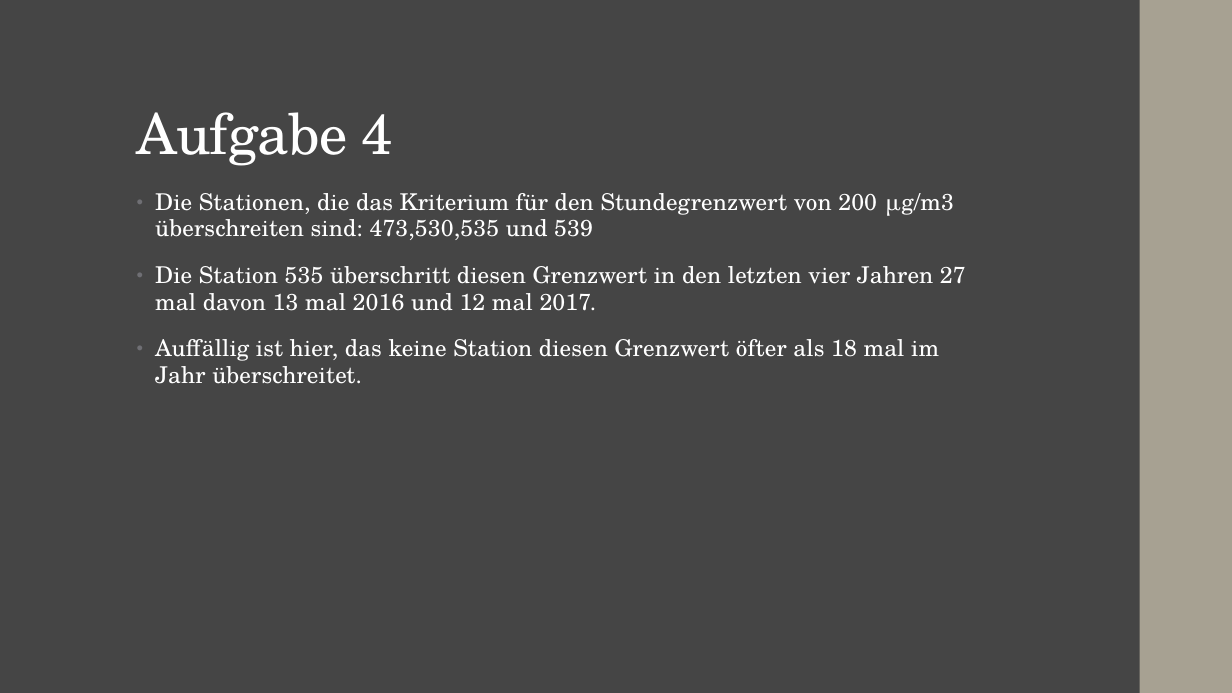
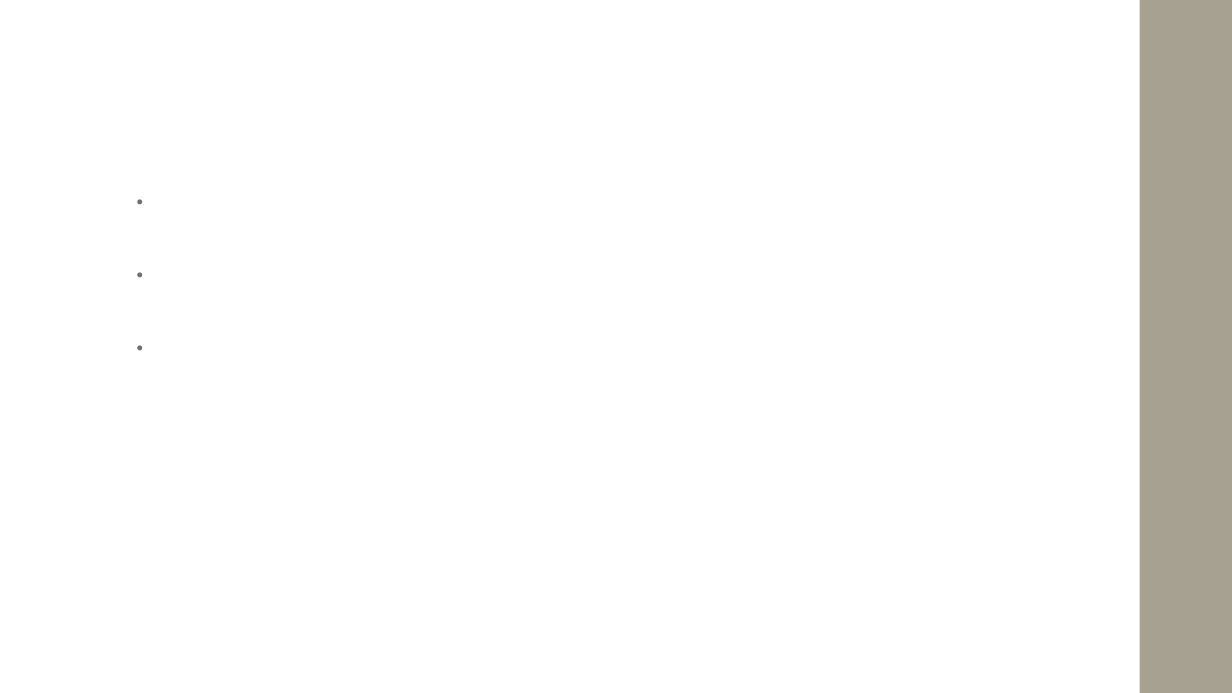
Before and after one commit to JFriedrich29/Studienarbeit-Data-Analytics, a slide deck: slide 11 of Abgabe/Abschlusspräsentation.pptx (slide 6 before the commit). Drawn at 1232x693 pixels with LibreOffice and Linux fonts; fonts in the diff are those of the drawing. Boxes give left, top, right and bottom in pixels: in the first picture for what was removed or moved away, otherwise in the second. Text is boxed around its words. In the diff, an @@ line names an element or a change of style, - is before the commit and + after.

```diff
--- a/Abgabe/Abschlusspräsentation.pptx
+++ b/Abgabe/Abschlusspräsentation.pptx
@@ background #454545 to #000000 @@
@@ rectangle removed at <box>0,0,1232,693</box> @@
@@ rectangle removed at <box>1141,0,1232,693</box> @@
@@ title removed at <box>137,112,393,166</box> @@
-Aufgabe 4
@@ text removed at <box>155,193,966,384</box> @@
-• Die Stationen, die das Kriterium für den Stundegrenzwert von 200 μg/m3 überschreiten sind: 473,530,535 und 539
-• Die Station 535 überschritt diesen Grenzwert in den letzten vier Jahren 27 mal davon 13 mal 2016 und 12 mal 2017.
-• Auffällig ist hier, das keine Station diesen Grenzwert öfter als 18 mal im Jahr überschreitet.
```
Also in this commit, not shown: 22 other slides changed, 5 slides added.
